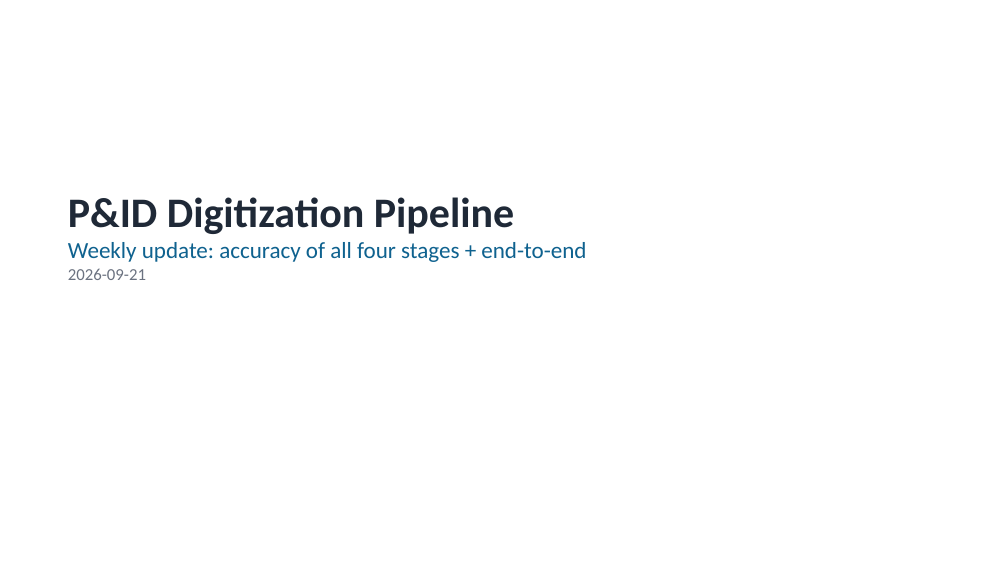
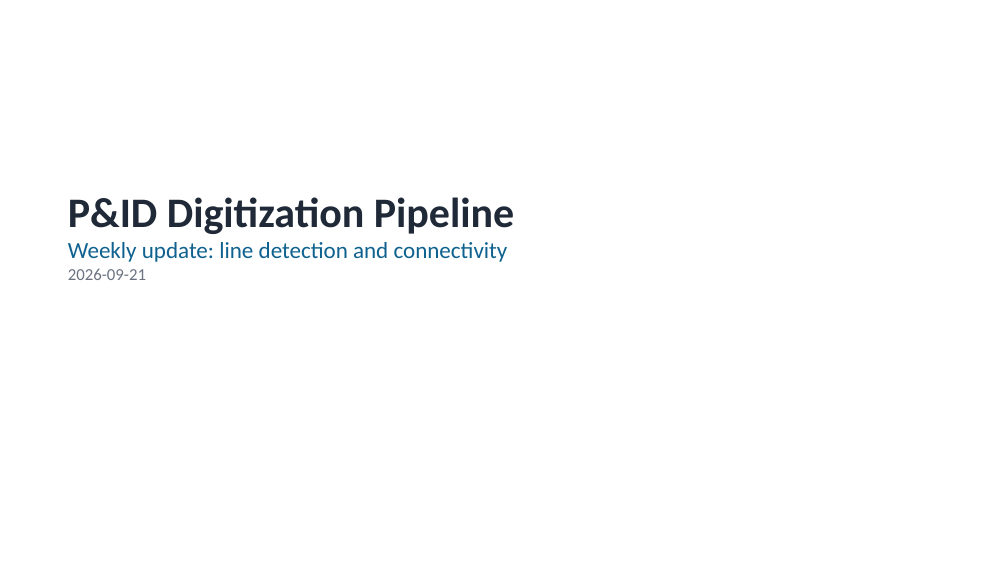
Before and after one commit to WeiKangda/PnIDAgent, a slide deck: slide 1 of weekly_update/2026-09-21_pipeline_accuracy_update.pptx. Drawn at 1008x567 pixels with LibreOffice and Linux fonts; fonts in the diff are those of the drawing. Boxes give left, top, right and bottom in pixels: in the first picture for what was removed or moved away, otherwise in the second. Text is boxed around its words. In the diff, an @@ line names an element or a change of style, - is before the commit and + after.

```diff
--- a/weekly_update/2026-09-21_pipeline_accuracy_update.pptx
+++ b/weekly_update/2026-09-21_pipeline_accuracy_update.pptx
@@ text at bbox=[68, 242, 508, 262]: text changed @@
-Weekly update: accuracy of all four stages + end-to-end
+Weekly update: line detection and connectivity
```
Also in this commit, not shown: 6 other slides changed, 4 slides added, 7 slides removed, 4 other files.
